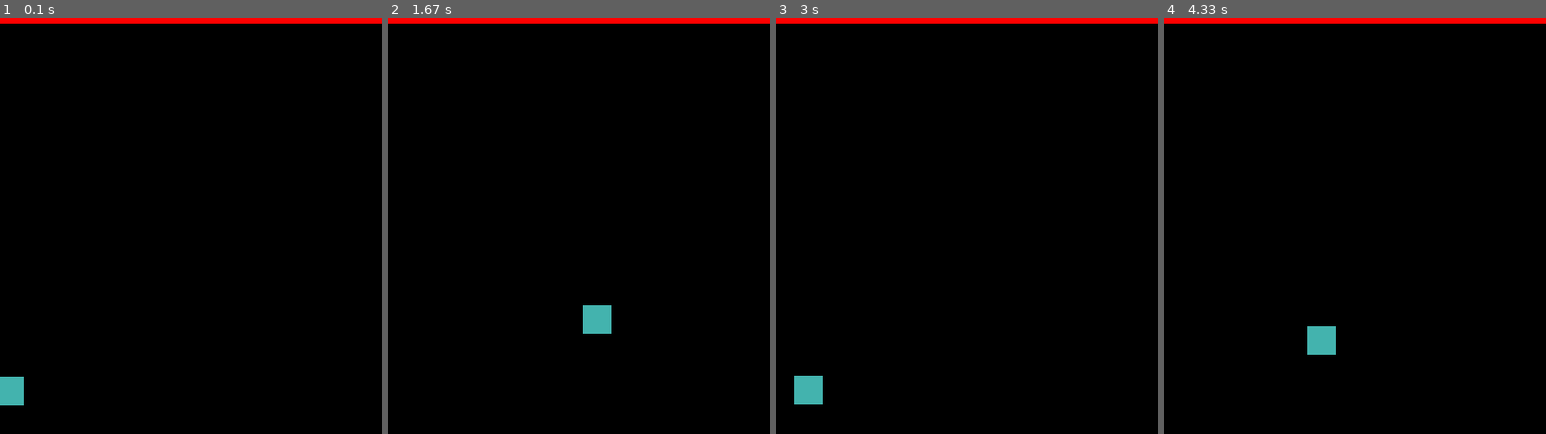
Above: before the commit, frames 1-4 (left to right).
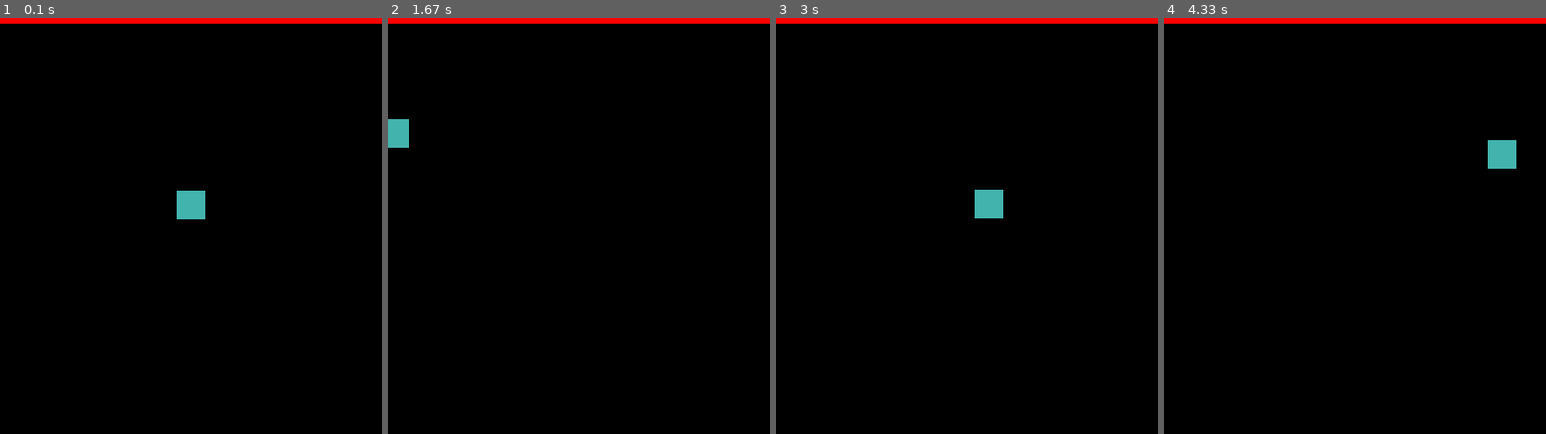
Above: after the commit, the same moments.

Repository: svidovich/python-experiments
Game: pygame game, started from pygame-something/sample.py
Same seed, same stepped clock (60 frames per second), same inputs: the game is played once before the commit and once after it.
Inputs:
- Up to frame 1 (0.1 s): no input
- Up to frame 2 (1.67 s): hold Right 0.33-0.8 s; hold Up 0.83-1.13 s; hold Right 1.17-1.63 s
- Up to frame 3 (3 s): hold Left 1.67-2.2 s; hold Down 2.23-2.53 s; hold Left 2.57-2.97 s
- Up to frame 4 (4.33 s): hold Up 3-3.37 s; hold Right 3.4-4.03 s; hold Down from 4.07 s (still down)

The runs differ from the first frame. In frame 1, 0.9% of the frame differs, in the area x 0-54%, y 41-94%; in frame 2, 0.9%; in frame 3, 1.0%, in the area x 4-60%, y 41-93%; in frame 4, 1.0%.

Commit message:
Lol jank collisions

Diff:
--- a/pygame-something/sample.py
+++ b/pygame-something/sample.py
@@ -8,7 +8,7 @@
 from pygame.event import Event
 from pygame.key import ScancodeWrapper
 from pygame.math import Vector2
-from pygame.sprite import Group, Sprite, spritecollideany
+from pygame.sprite import Group, Sprite, spritecollideany, spritecollide
 from pygame.time import Clock
 
 HEIGHT: Final[int] = 450
@@ -29,38 +29,44 @@
         super().__init__()
         self.surface = Surface(size=size)
         self.surface.fill(color=fill_color)
-        self.rectangle: Rect = self.surface.get_rect()
+        self.rect: Rect = self.surface.get_rect()
 
         # Vector2 takes individual ordinates for its argument OR
         # a tuple of coordinates.
-        self.position = Vector2((10, HEIGHT - 30))
+        self.position = Vector2((WIDTH // 2, HEIGHT // 2))
         self.velocity = Vector2(0, 0)
         self.acceleration = Vector2(0, 0)
 
     def draw(self, surface: Surface) -> None:
-        surface.blit(source=self.surface, dest=self.rectangle)
+        surface.blit(source=self.surface, dest=self.rect)
 
-    def move(self) -> None:
+    def move(self, collide=False) -> None:
         self.acceleration = Vector2(0,0)
 
         pressed_keys: ScancodeWrapper = pygame.key.get_pressed()
 
+        if collide and self.velocity != Vector2(0,0):
+            self.velocity = Vector2(0,0)# -self.velocity
+            self.acceleration = Vector2(0,0)
+        else:
         # Here, we're using ScancodeWrapper, which is a very bizarre
         # class that uses an indexing scheme to address specific keys
         # that are pulled as constants from the pygame main module.
-        if pressed_keys[K_LEFT]:
-            self.acceleration.x = -ACCELERATION
-        if pressed_keys[K_RIGHT]:
-            self.acceleration.x = ACCELERATION
-        # Origin is in the top-left, so these are opposite what
-        # one might expect
-        if pressed_keys[K_UP]:
-            self.acceleration.y = -ACCELERATION
-        if pressed_keys[K_DOWN]:
-            self.acceleration.y = ACCELERATION
+            if pressed_keys[K_LEFT]:
+                self.acceleration.x = -ACCELERATION
+            if pressed_keys[K_RIGHT]:
+                self.acceleration.x = ACCELERATION
+            # Origin is in the top-left, so these are opposite what
+            # one might expect
+            if pressed_keys[K_UP]:
+                self.acceleration.y = -ACCELERATION
+            if pressed_keys[K_DOWN]:
+                self.acceleration.y = ACCELERATION
 
         # Motion equations. Yawn.
+        print(f"currentacc {self.acceleration}")
         self.acceleration += self.velocity * FRICTION
+        print(f"Now adding to velocity {self.acceleration}")
         self.velocity += self.acceleration
         self.position += self.velocity + (0.5 * self.acceleration)
 
@@ -77,7 +83,7 @@
         if self.position.y < 0:
             self.position.y = HEIGHT
 
-        self.rectangle.midbottom = self.position
+        self.rect.midbottom = self.position
 
 
 class Wall(Sprite):
@@ -87,7 +93,7 @@
         super().__init__()
         self.surface = Surface(size=size)
         self.surface.fill(color=fill_color)
-        self.rectangle: Rect = self.surface.get_rect()
+        self.rect: Rect = self.surface.get_rect()
 
         self.position = Vector2(initial_postition)
         self.velocity = Vector2(0, 0)
@@ -95,7 +101,7 @@
 
     # TODO: Add an overlying class -- this is all common stuff
     def draw(self, surface: Surface) -> None:
-        surface.blit(source=self.surface, dest=self.rectangle)
+        surface.blit(source=self.surface, dest=self.rect)
 
 def main():
     pygame.init()
@@ -107,11 +113,15 @@
 
     wall_1 = Wall(size=(WIDTH, 20), initial_postition=(WIDTH // 2, HEIGHT - 10))
     player_1 = Player()
+    # Puts player sprite to initial position
+    player_1.move()
 
     all_sprites = Group()
     walls = Group()
     all_sprites.add([wall_1, player_1])
     walls.add([wall_1])
+    import pdb
+    # pdb.set_trace()
 
     while True:
         pygame.display.update()
@@ -123,7 +133,14 @@
                 sys.exit(0)
             display_surface.fill(BLACK)
 
-        player_1.move()
+        hits = spritecollide(sprite=player_1, group=walls, dokill=False)
+        if not hits:
+            player_1.move()
+        else:
+            # player_1.position.y += 7
+            player_1.move(collide=True)
+            # pdb.set_trace()
+        # print(hits)
 
         entity: Sprite
         display_surface.fill(BLACK)
